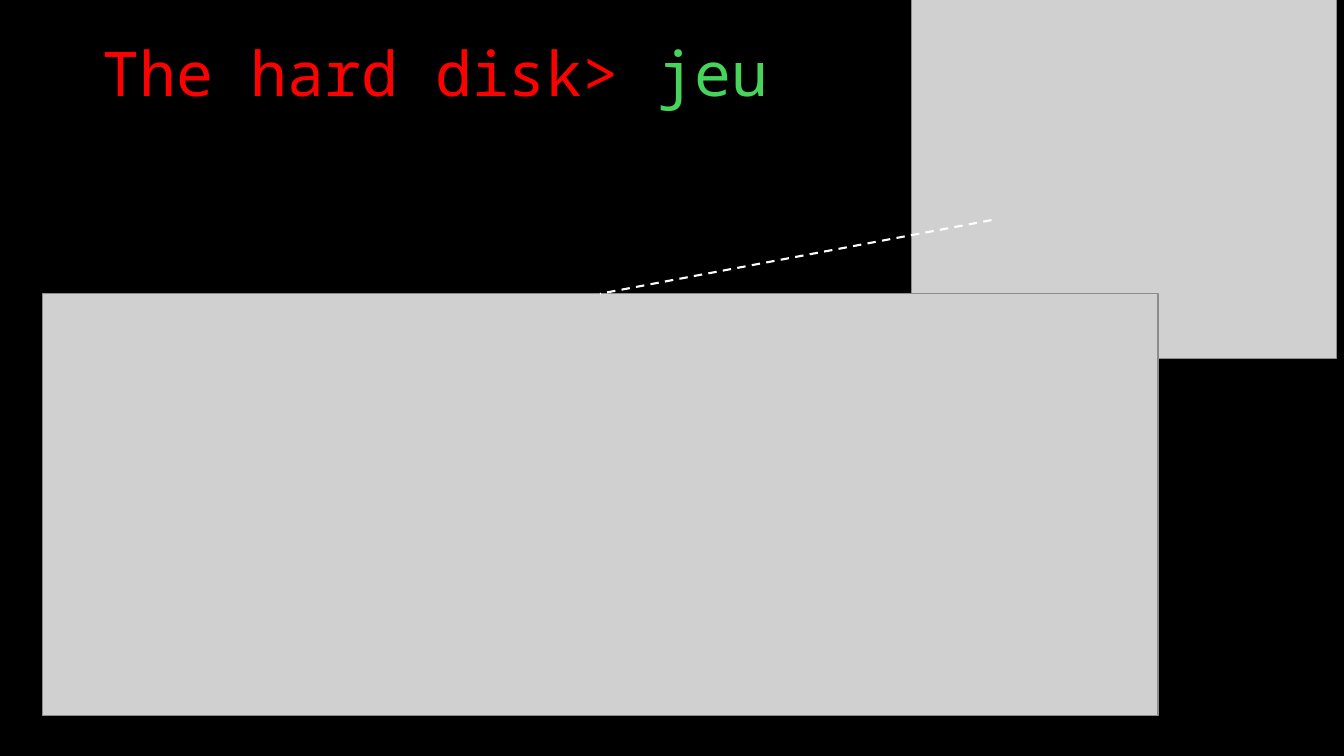
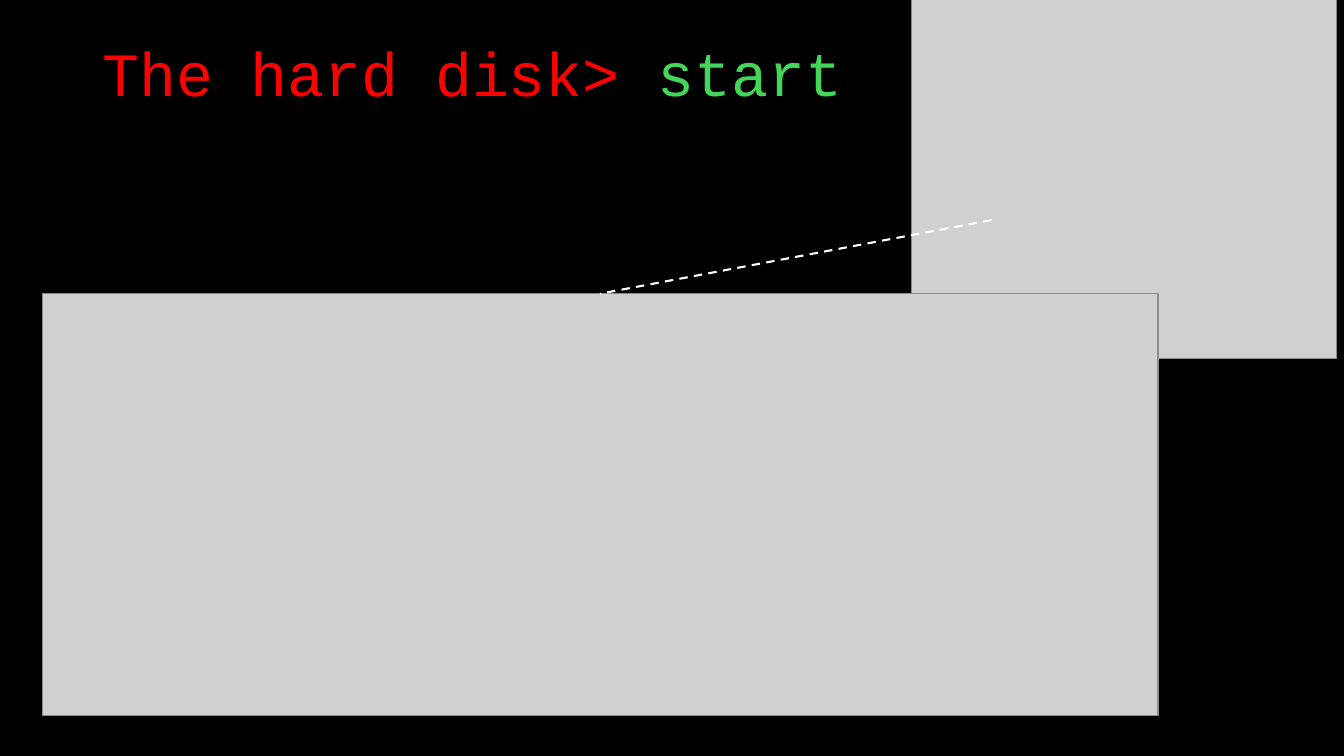
Before and after one commit to Fafishyle/Jeu_domaine_seccuritee, a slide deck: slide 7 of Slide_jeu.pptx. Drawn at 1344x756 pixels with LibreOffice and Linux fonts; fonts in the diff are those of the drawing; grey boxes stand for pictures. Boxes give left, top, right and bottom in pixels: in the first picture for what was removed or moved away, otherwise in the second. Text is boxed around its words. In the diff, an @@ line names an element or a change of style, - is before the commit and + after.

```diff
--- a/Slide_jeu.pptx
+++ b/Slide_jeu.pptx
@@ title at [102, 52, 842, 97]: text changed; font Noto Sans Mono to Courier New @@
-The hard disk> jeu
+The hard disk> start
```
Also in this commit, not shown: 6 other slides changed, 1 slide added, 2 other files.
